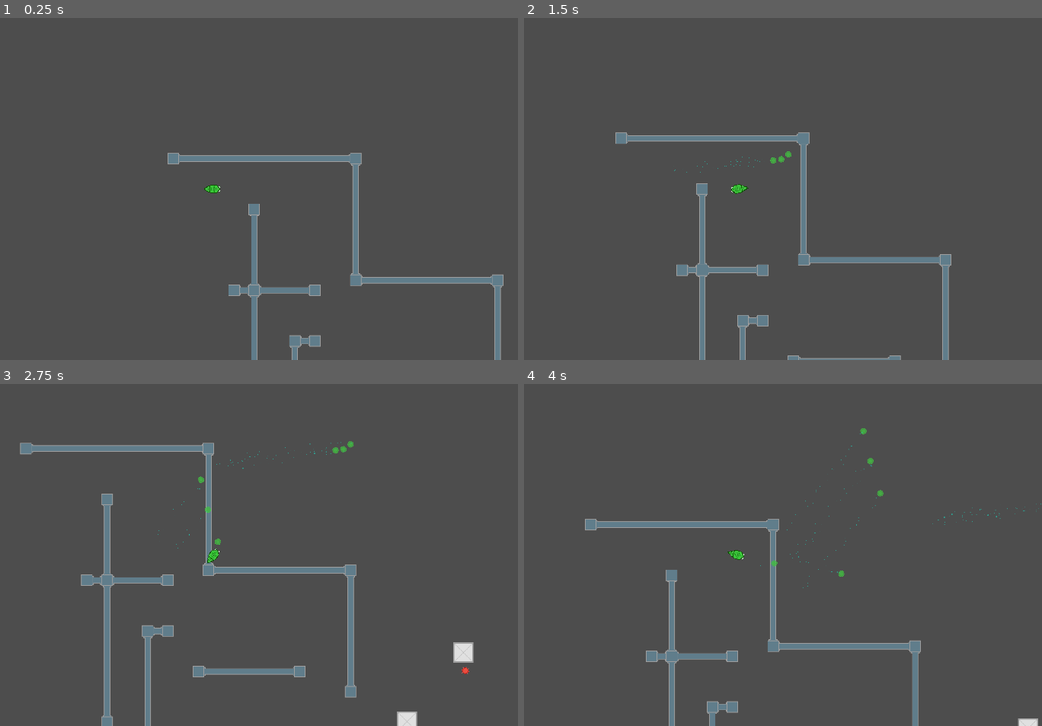
Above: before the commit, frames 1-4 (two rows, left to right).
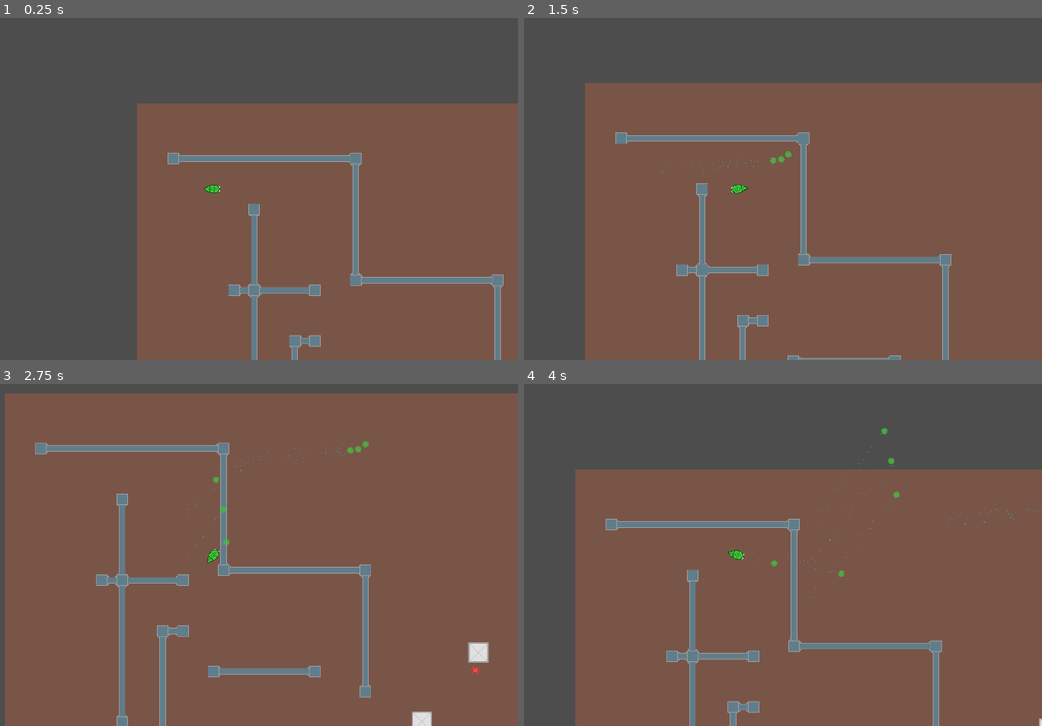
Above: after the commit, the same moments.

Repository: 900toon/ForGodotLearn_OnGithub
Game: Godot game, scene res://Scenes/Levels/level.tscn
Two runs of this game, one before a commit and one after it. Both use one fixed random seed, a clock stepped at 60 frames per second and the inputs below.
Inputs (mouse positions are in pixels of both pictures, inside the frame that each line leads up to):
- Up to frame 1 (0.25 s): no input
- Up to frame 2 (1.5 s): tap Enter at 0.5 s; move the mouse to (871, 171) at 0.52 s; press the mouse at (871, 171) at 0.53 s; hold D (Right) 0.53-1.28 s; move the mouse to (617, 206) at 1.27 s; release the mouse at (617, 206) at 1.28 s; hold S (Down) from 1.28 s (still down); right-click (617, 206) at 1.35 s
- Up to frame 3 (2.75 s): move the mouse to (274, 479) at 2.02 s; release S (Down) at 2.03 s; press the mouse at (274, 479) at 2.03 s; hold D (Right) from 2.03 s (still down)
- Up to frame 4 (4 s): move the mouse to (705, 623) at 2.77 s; release D (Right) at 2.78 s; release the mouse at (705, 623) at 2.78 s; hold W (Up) 2.78-3.53 s; right-click (705, 623) at 2.85 s; move the mouse to (922, 606) at 3.52 s; press the mouse at (922, 606) at 3.53 s; hold A (Left) from 3.53 s (still down)

The runs differ from the first frame. In frame 1, 52% of the frame differs, in the area x 26-100%, y 24-100%; in frame 2, 68%; in frame 3, 94%, in the area x 0-100%, y 2-100%; in frame 4, 66%.

Commit message:
Add light source

Diff:
--- /dev/null
+++ b/ForGodotLearn/Scenes/Buildings/light_source.tscn
@@ -0,0 +1,18 @@
+[gd_scene load_steps=3 format=3 uid="uid://dmbxr8m107vvi"]
+
+[ext_resource type="Texture2D" uid="uid://bnid810asjw8v" path="res://Art/light_32x32.png" id="1_fr1d0"]
+
+[sub_resource type="CircleShape2D" id="CircleShape2D_0svmc"]
+radius = 5.0
+
+[node name="LightSource" type="StaticBody2D"]
+
+[node name="Sprite2D" type="Sprite2D" parent="."]
+texture = ExtResource("1_fr1d0")
+
+[node name="CollisionShape2D" type="CollisionShape2D" parent="."]
+shape = SubResource("CircleShape2D_0svmc")
+
+[node name="PointLight2D" type="PointLight2D" parent="."]
+texture = ExtResource("1_fr1d0")
+texture_scale = 3.0
--- /dev/null
+++ b/ForGodotLearn/Scenes/Buildings/one_side_light.tscn
@@ -0,0 +1,35 @@
+[gd_scene load_steps=5 format=3 uid="uid://dwcfuecc4jvp"]
+
+[ext_resource type="Texture2D" uid="uid://bnid810asjw8v" path="res://Art/light_32x32.png" id="1_chev2"]
+[ext_resource type="Texture2D" uid="uid://bo71ndunuyp5f" path="res://Art/one_side_light_32x32.png" id="2_dlbso"]
+
+[sub_resource type="RectangleShape2D" id="RectangleShape2D_obvut"]
+size = Vector2(14.5, 6.75)
+
+[sub_resource type="OccluderPolygon2D" id="OccluderPolygon2D_agkm8"]
+polygon = PackedVector2Array(-6, 1, -1, 5, 1, 5, 6, 1, 7, -1, 4, 0, -3, 0, -7, -1)
+
+[node name="oneSideLight" type="StaticBody2D"]
+
+[node name="Sprite2D2" type="Sprite2D" parent="."]
+position = Vector2(0, -5.96046e-08)
+scale = Vector2(0.155, 0.155)
+texture = ExtResource("1_chev2")
+
+[node name="Sprite2D" type="Sprite2D" parent="."]
+texture = ExtResource("2_dlbso")
+
+[node name="CollisionShape2D" type="CollisionShape2D" parent="."]
+visible = false
+position = Vector2(0, 0.625)
+shape = SubResource("RectangleShape2D_obvut")
+
+[node name="PointLight2D" type="PointLight2D" parent="."]
+position = Vector2(0, -2)
+shadow_enabled = true
+shadow_filter = 1
+texture = ExtResource("1_chev2")
+texture_scale = 3.0
+
+[node name="LightOccluder2D" type="LightOccluder2D" parent="."]
+occluder = SubResource("OccluderPolygon2D_agkm8")
--- a/ForGodotLearn/Scenes/Character/SnotBall.tscn
+++ b/ForGodotLearn/Scenes/Character/SnotBall.tscn
@@ -22,8 +22,10 @@
 amount = 30
 emission_shape = 1
 emission_sphere_radius = 9.54
-direction = Vector2(1, 1)
+direction = Vector2(-1, 0)
+spread = 0.0
 gravity = Vector2(0, 0)
+initial_velocity_max = 34.93
 scale_amount_min = 0.1
 scale_amount_max = 1.5
 color = Color(0.117647, 0.85098, 0.752941, 0.611765)
--- a/ForGodotLearn/Scenes/Levels/level.tscn
+++ b/ForGodotLearn/Scenes/Levels/level.tscn
@@ -1,75 +1,242 @@
-[gd_scene load_steps=10 format=3 uid="uid://cy0057jmhpxd4"]
+[gd_scene load_steps=13 format=3 uid="uid://cy0057jmhpxd4"]
 
 [ext_resource type="Script" path="res://Scripts/level.gd" id="1_whfqp"]
+[ext_resource type="Texture2D" uid="uid://dbqwam3ps08fa" path="res://Art/brown_ground_128x128.png" id="2_bfesq"]
 [ext_resource type="PackedScene" uid="uid://bmlp1qp51nqbr" path="res://Scenes/Terrains/SafeZone.tscn" id="3_0f0qq"]
 [ext_resource type="Texture2D" uid="uid://c736ecibtl5fo" path="res://Art/TileSets.png" id="3_lkqpa"]
 [ext_resource type="PackedScene" uid="uid://d06lyequh00bd" path="res://Scenes/Character/Player.tscn" id="4_0tpct"]
 [ext_resource type="PackedScene" uid="uid://bf1f548lchk5x" path="res://Scenes/NotPlayerCharacters/creature_red_dot.tscn" id="4_8ddj6"]
 [ext_resource type="PackedScene" uid="uid://cf7qal4a3k0r3" path="res://Scenes/Buildings/lab_room.tscn" id="4_kn23s"]
 [ext_resource type="PackedScene" uid="uid://yhh1g724kmg5" path="res://Scenes/Terrains/Obstacle.tscn" id="4_nm3qp"]
+[ext_resource type="PackedScene" uid="uid://dmbxr8m107vvi" path="res://Scenes/Buildings/light_source.tscn" id="5_7qokb"]
+[ext_resource type="PackedScene" uid="uid://dwcfuecc4jvp" path="res://Scenes/Buildings/one_side_light.tscn" id="7_mlwth"]
 
 [sub_resource type="TileSetAtlasSource" id="TileSetAtlasSource_seqvo"]
 texture = ExtResource("3_lkqpa")
 0:0/0 = 0
+0:0/0/physics_layer_0/linear_velocity = Vector2(0, 0)
+0:0/0/physics_layer_0/angular_velocity = 0.0
+0:0/0/physics_layer_0/polygon_0/points = PackedVector2Array(-1.1919, 8, 8, 8, 8, -8, 8, -1.23604, -0.927031, -1.23604)
 1:0/0 = 0
+1:0/0/physics_layer_0/linear_velocity = Vector2(0, 0)
+1:0/0/physics_layer_0/angular_velocity = 0.0
+1:0/0/physics_layer_0/polygon_0/points = PackedVector2Array(8, 8, -8, 8, -8, -1.23604, 8, -0.706308)
 2:0/0 = 0
+2:0/0/physics_layer_0/linear_velocity = Vector2(0, 0)
+2:0/0/physics_layer_0/angular_velocity = 0.0
+2:0/0/physics_layer_0/polygon_0/points = PackedVector2Array(8, 8, -8, 8, -8, -1.23604, 8, -0.706308)
 3:0/0 = 0
+3:0/0/physics_layer_0/linear_velocity = Vector2(0, 0)
+3:0/0/physics_layer_0/angular_velocity = 0.0
+3:0/0/physics_layer_0/polygon_0/points = PackedVector2Array(8, 8, -8, 8, -8, -1.23604, 8, -0.706308)
 4:0/0 = 0
+4:0/0/physics_layer_0/linear_velocity = Vector2(0, 0)
+4:0/0/physics_layer_0/angular_velocity = 0.0
+4:0/0/physics_layer_0/polygon_0/points = PackedVector2Array(8, 8, -8, 8, -8, -0.353155, 8, -0.706308)
 5:0/0 = 0
+5:0/0/physics_layer_0/linear_velocity = Vector2(0, 0)
+5:0/0/physics_layer_0/angular_velocity = 0.0
+5:0/0/physics_layer_0/polygon_0/points = PackedVector2Array(8, 8, -8, 8, -8, -0.353155, 8, -0.706308)
 6:0/0 = 0
+6:0/0/physics_layer_0/linear_velocity = Vector2(0, 0)
+6:0/0/physics_layer_0/angular_velocity = 0.0
+6:0/0/physics_layer_0/polygon_0/points = PackedVector2Array(8, 8, -8, 8, -8, -0.353155, 8, -0.706308)
 7:0/0 = 0
+7:0/0/physics_layer_0/linear_velocity = Vector2(0, 0)
+7:0/0/physics_layer_0/angular_velocity = 0.0
+7:0/0/physics_layer_0/polygon_0/points = PackedVector2Array(-8, 8, -8, -1.05946, 0.838741, -0.882886, 1.10361, 8)
 0:1/0 = 0
+0:1/0/physics_layer_0/linear_velocity = Vector2(0, 0)
+0:1/0/physics_layer_0/angular_velocity = 0.0
+0:1/0/physics_layer_0/polygon_0/points = PackedVector2Array(-1.1919, -8, 8, -8, 8, 8, 8, 1.23604, -0.927031, 1.23604)
 1:1/0 = 0
+1:1/0/physics_layer_0/linear_velocity = Vector2(0, 0)
+1:1/0/physics_layer_0/angular_velocity = 0.0
+1:1/0/physics_layer_0/polygon_0/points = PackedVector2Array(8, -8, -8, -8, -8, 1.23604, 8, 0.706308)
 2:1/0 = 0
+2:1/0/physics_layer_0/linear_velocity = Vector2(0, 0)
+2:1/0/physics_layer_0/angular_velocity = 0.0
+2:1/0/physics_layer_0/polygon_0/points = PackedVector2Array(8, -8, -8, -8, -8, 0.353155, 8, 0.706308)
 3:1/0 = 0
+3:1/0/physics_layer_0/linear_velocity = Vector2(0, 0)
+3:1/0/physics_layer_0/angular_velocity = 0.0
+3:1/0/physics_layer_0/polygon_0/points = PackedVector2Array(8, -8, -8, -8, -8, 0.353155, 8, 0.706308)
 4:1/0 = 0
+4:1/0/physics_layer_0/linear_velocity = Vector2(0, 0)
+4:1/0/physics_layer_0/angular_velocity = 0.0
+4:1/0/physics_layer_0/polygon_0/points = PackedVector2Array(8, -8, -8, -8, -8, 0.353155, 8, 0.706308)
 5:1/0 = 0
+5:1/0/physics_layer_0/linear_velocity = Vector2(0, 0)
+5:1/0/physics_layer_0/angular_velocity = 0.0
+5:1/0/physics_layer_0/polygon_0/points = PackedVector2Array(8, -8, -8, -8, -8, 0.353155, 8, 0.706308)
 6:1/0 = 0
+6:1/0/physics_layer_0/linear_velocity = Vector2(0, 0)
+6:1/0/physics_layer_0/angular_velocity = 0.0
+6:1/0/physics_layer_0/polygon_0/points = PackedVector2Array(-8, 0.264865, -8, -8, 8, -8, 8, 8, -0.132433, 8, -0.220722, 0.353154)
 7:1/0 = 0
+7:1/0/physics_layer_0/linear_velocity = Vector2(0, 0)
+7:1/0/physics_layer_0/angular_velocity = 0.0
+7:1/0/physics_layer_0/polygon_0/points = PackedVector2Array(-8, 8, -8, -8, 0.353155, -8, 0.706308, 8)
 0:2/0 = 0
+0:2/0/physics_layer_0/linear_velocity = Vector2(0, 0)
+0:2/0/physics_layer_0/angular_velocity = 0.0
+0:2/0/physics_layer_0/polygon_0/points = PackedVector2Array(-0.750453, -8, 8, -8, 8, 8, -0.485588, 8, -0.927031, 7.15138)
 1:2/0 = 0
+1:2/0/physics_layer_0/linear_velocity = Vector2(0, 0)
+1:2/0/physics_layer_0/angular_velocity = 0.0
+1:2/0/physics_layer_0/polygon_0/points = PackedVector2Array(0.264865, -8, -8, -8, -8, 8, 8, 8, 8, -0.132433, 0.353154, -0.220722)
 2:2/0 = 0
+2:2/0/physics_layer_0/linear_velocity = Vector2(0, 0)
+2:2/0/physics_layer_0/angular_velocity = 0.0
+2:2/0/physics_layer_0/polygon_0/points = PackedVector2Array(-1.1919, -8, 8, -8, 8, 8, -0.92703, 8)
 3:2/0 = 0
+3:2/0/physics_layer_0/linear_velocity = Vector2(0, 0)
+3:2/0/physics_layer_0/angular_velocity = 0.0
+3:2/0/physics_layer_0/polygon_0/points = PackedVector2Array(0.750453, -8, -8, -8, -8, 8, 0.485588, 8, 0.927031, 7.15138)
 4:2/0 = 0
+4:2/0/physics_layer_0/linear_velocity = Vector2(0, 0)
+4:2/0/physics_layer_0/angular_velocity = 0.0
+4:2/0/physics_layer_0/polygon_0/points = PackedVector2Array(-1.1919, 8, 8, 8, 8, -1.14775, -0.838742, -1.32433)
 5:2/0 = 0
+5:2/0/physics_layer_0/linear_velocity = Vector2(0, 0)
+5:2/0/physics_layer_0/angular_velocity = 0.0
+5:2/0/physics_layer_0/polygon_0/points = PackedVector2Array(1.1919, 8, -8, 8, -8, -1.14775, 0.838742, -1.32433)
 6:2/0 = 0
+6:2/0/physics_layer_0/linear_velocity = Vector2(0, 0)
+6:2/0/physics_layer_0/angular_velocity = 0.0
+6:2/0/physics_layer_0/polygon_0/points = PackedVector2Array(0.0441437, -8, 8, -8, 8, 8, -0.132433, 8)
 7:2/0 = 0
+7:2/0/physics_layer_0/linear_velocity = Vector2(0, 0)
+7:2/0/physics_layer_0/angular_velocity = 0.0
+7:2/0/physics_layer_0/polygon_0/points = PackedVector2Array(-0.0441437, -8, -8, -8, -8, 8, 0.132433, 8)
 0:3/0 = 0
+0:3/0/physics_layer_0/linear_velocity = Vector2(0, 0)
+0:3/0/physics_layer_0/angular_velocity = 0.0
+0:3/0/physics_layer_0/polygon_0/points = PackedVector2Array(-1.1919, -8, 8, -8, 8, 1.14775, -1.28018, 1.05946)
 1:3/0 = 0
+1:3/0/physics_layer_0/linear_velocity = Vector2(0, 0)
+1:3/0/physics_layer_0/angular_velocity = 0.0
+1:3/0/physics_layer_0/polygon_0/points = PackedVector2Array(-8, -8, 8, -8, 8, 1.14775, -8, 1.14775)
 2:3/0 = 0
+2:3/0/physics_layer_0/linear_velocity = Vector2(0, 0)
+2:3/0/physics_layer_0/angular_velocity = 0.0
+2:3/0/physics_layer_0/polygon_0/points = PackedVector2Array(-1.1919, -8, 8, -8, 8, 1.14775, -0.838742, 1.32433)
 3:3/0 = 0
+3:3/0/physics_layer_0/linear_velocity = Vector2(0, 0)
+3:3/0/physics_layer_0/angular_velocity = 0.0
+3:3/0/physics_layer_0/polygon_0/points = PackedVector2Array(-8, -8, 8, -8, 8, 1.14775, -8, 1.14775)
 4:3/0 = 0
+4:3/0/physics_layer_0/linear_velocity = Vector2(0, 0)
+4:3/0/physics_layer_0/angular_velocity = 0.0
+4:3/0/physics_layer_0/polygon_0/points = PackedVector2Array(-1.1919, -8, 8, -8, 8, 8, -0.92703, 8)
 5:3/0 = 0
+5:3/0/physics_layer_0/linear_velocity = Vector2(0, 0)
+5:3/0/physics_layer_0/angular_velocity = 0.0
+5:3/0/physics_layer_0/polygon_0/points = PackedVector2Array(1.1919, -8, -8, -8, -8, 8, 0.92703, 8)
 6:3/0 = 0
+6:3/0/physics_layer_0/linear_velocity = Vector2(0, 0)
+6:3/0/physics_layer_0/angular_velocity = 0.0
+6:3/0/physics_layer_0/polygon_0/points = PackedVector2Array(0.0441437, -8, 8, -8, 8, 8, -0.132433, 8)
 7:3/0 = 0
+7:3/0/physics_layer_0/linear_velocity = Vector2(0, 0)
+7:3/0/physics_layer_0/angular_velocity = 0.0
+7:3/0/physics_layer_0/polygon_0/points = PackedVector2Array(-0.0441437, -8, -8, -8, -8, 8, 0.132433, 8)
 0:4/0 = 0
+0:4/0/physics_layer_0/linear_velocity = Vector2(0, 0)
+0:4/0/physics_layer_0/angular_velocity = 0.0
+0:4/0/physics_layer_0/polygon_0/points = PackedVector2Array(-8, -0.264865, -8, 8, 8, 8, 8, -8, -0.132433, -8, -0.220722, -0.353154)
 1:4/0 = 0
+1:4/0/physics_layer_0/linear_velocity = Vector2(0, 0)
+1:4/0/physics_layer_0/angular_velocity = 0.0
+1:4/0/physics_layer_0/polygon_0/points = PackedVector2Array(8, -0.264865, 8, 8, -8, 8, -8, -8, 0.132433, -8, 0.220722, -0.353154)
 2:4/0 = 0
+2:4/0/physics_layer_0/linear_velocity = Vector2(0, 0)
+2:4/0/physics_layer_0/angular_velocity = 0.0
+2:4/0/physics_layer_0/polygon_0/points = PackedVector2Array(-8, -0.264865, -8, 8, 8, 8, 8, -8, -0.132433, -8, -0.220722, -0.353154)
 3:4/0 = 0
+3:4/0/physics_layer_0/linear_velocity = Vector2(0, 0)
+3:4/0/physics_layer_0/angular_velocity = 0.0
+3:4/0/physics_layer_0/polygon_0/points = PackedVector2Array(1.1919, -8, -8, -8, -8, 8, 0.92703, 8)
 4:4/0 = 0
+4:4/0/physics_layer_0/linear_velocity = Vector2(0, 0)
+4:4/0/physics_layer_0/angular_velocity = 0.0
+4:4/0/physics_layer_0/polygon_0/points = PackedVector2Array(-1.1919, -8, 8, -8, 8, 8, -0.92703, 8)
 5:4/0 = 0
+5:4/0/physics_layer_0/linear_velocity = Vector2(0, 0)
+5:4/0/physics_layer_0/angular_velocity = 0.0
+5:4/0/physics_layer_0/polygon_0/points = PackedVector2Array(8, -0.264865, 8, 8, -8, 8, -8, -8, 0.132433, -8, 0.220722, -0.353154)
 6:4/0 = 0
+6:4/0/physics_layer_0/linear_velocity = Vector2(0, 0)
+6:4/0/physics_layer_0/angular_velocity = 0.0
+6:4/0/physics_layer_0/polygon_0/points = PackedVector2Array(-8, -0.264865, -8, 8, 8, 8, 8, -8, -0.132433, -8, -0.220722, -0.353154)
 7:4/0 = 0
+7:4/0/physics_layer_0/linear_velocity = Vector2(0, 0)
+7:4/0/physics_layer_0/angular_velocity = 0.0
+7:4/0/physics_layer_0/polygon_0/points = PackedVector2Array(0.264865, -8, -8, -8, -8, 8, 8, 8, 8, -0.132433, 0.353154, -0.220722)
 0:5/0 = 0
+0:5/0/physics_layer_0/linear_velocity = Vector2(0, 0)
+0:5/0/physics_layer_0/angular_velocity = 0.0
+0:5/0/physics_layer_0/polygon_0/points = PackedVector2Array(-8, -8, 8, -8, 8, 1.14775, -8, 1.14775)
 1:5/0 = 0
+1:5/0/physics_layer_0/linear_velocity = Vector2(0, 0)
+1:5/0/physics_layer_0/angular_velocity = 0.0
+1:5/0/physics_layer_0/polygon_0/points = PackedVector2Array(-8, -8, 8, -8, 8, 1.14775, -8, 1.14775)
 2:5/0 = 0
+2:5/0/physics_layer_0/linear_velocity = Vector2(0, 0)
+2:5/0/physics_layer_0/angular_velocity = 0.0
+2:5/0/physics_layer_0/polygon_0/points = PackedVector2Array(-8, 0.264865, -8, -8, 8, -8, 8, 8, -0.132433, 8, -0.220722, 0.353154)
 3:5/0 = 0
+3:5/0/physics_layer_0/linear_velocity = Vector2(0, 0)
+3:5/0/physics_layer_0/angular_velocity = 0.0
+3:5/0/physics_layer_0/polygon_0/points = PackedVector2Array(1.1919, -8, -8, -8, -8, 8, 0.92703, 8)
 4:5/0 = 0
+4:5/0/physics_layer_0/linear_velocity = Vector2(0, 0)
+4:5/0/physics_layer_0/angular_velocity = 0.0
+4:5/0/physics_layer_0/polygon_0/points = PackedVector2Array(-1.1919, -8, 8, -8, 8, 8, -0.92703, 8)
 5:5/0 = 0
+5:5/0/physics_layer_0/linear_velocity = Vector2(0, 0)
+5:5/0/physics_layer_0/angular_velocity = 0.0
+5:5/0/physics_layer_0/polygon_0/points = PackedVector2Array(8, 0.264865, 8, -8, -8, -8, -8, 8, 0.132433, 8, 0.220722, 0.353154)
 6:5/0 = 0
+6:5/0/physics_layer_0/linear_velocity = Vector2(0, 0)
+6:5/0/physics_layer_0/angular_velocity = 0.0
+6:5/0/physics_layer_0/polygon_0/points = PackedVector2Array(-0.264865, 8, 8, 8, 8, -8, -8, -8, -8, 0.132433, -0.353154, 0.220722)
 7:5/0 = 0
+7:5/0/physics_layer_0/linear_velocity = Vector2(0, 0)
+7:5/0/physics_layer_0/angular_velocity = 0.0
+7:5/0/physics_layer_0/polygon_0/points = PackedVector2Array(0.264865, 8, -8, 8, -8, -8, 8, -8, 8, 0.132433, 0.353154, 0.220722)
 2:6/0 = 0
+2:6/0/physics_layer_0/linear_velocity = Vector2(0, 0)
+2:6/0/physics_layer_0/angular_velocity = 0.0
+2:6/0/physics_layer_0/polygon_0/points = PackedVector2Array(-1.1919, -8, 8, -8, 8, 8, -0.92703, 8)
 3:6/0 = 0
+3:6/0/physics_layer_0/linear_velocity = Vector2(0, 0)
+3:6/0/physics_layer_0/angular_velocity = 0.0
+3:6/0/physics_layer_0/polygon_0/points = PackedVector2Array(1.1919, -8, -8, -8, -8, 8, 0.92703, 8)
 2:7/0 = 0
+2:7/0/physics_layer_0/linear_velocity = Vector2(0, 0)
+2:7/0/physics_layer_0/angular_velocity = 0.0
+2:7/0/physics_layer_0/polygon_0/points = PackedVector2Array(-1.1919, -8, 8, -8, 8, 8, -0.92703, 8)
 3:7/0 = 0
+3:7/0/physics_layer_0/linear_velocity = Vector2(0, 0)
+3:7/0/physics_layer_0/angular_velocity = 0.0
+3:7/0/physics_layer_0/polygon_0/points = PackedVector2Array(-0.0441437, -8, -8, -8, -8, 8, 0.132433, 8)
 
 [sub_resource type="TileSet" id="TileSet_1eu7n"]
+physics_layer_0/collision_layer = 8
+physics_layer_0/collision_mask = 7
 sources/0 = SubResource("TileSetAtlasSource_seqvo")
 
 [node name="Level" type="Node2D"]
 script = ExtResource("1_whfqp")
 
 [node name="Terrain" type="Node2D" parent="."]
+
+[node name="Background" type="Sprite2D" parent="Terrain"]
+position = Vector2(379, 365)
+texture = ExtResource("2_bfesq")
+region_enabled = true
+region_rect = Rect2(0, 0, 1000, 1000)
 
 [node name="Obstacle2" parent="Terrain" instance=ExtResource("4_nm3qp")]
 position = Vector2(789, 354)
@@ -90,6 +257,13 @@
 position = Vector2(304, 540)
 rotation = -1.5708
 
+[node name="LightSource" parent="Terrain" instance=ExtResource("5_7qokb")]
+position = Vector2(353, 518)
+
+[node name="oneSideLight" parent="Terrain" instance=ExtResource("7_mlwth")]
+position = Vector2(330, 431)
+rotation = 1.58134
+
 [node name="SafeZone" parent="." instance=ExtResource("3_0f0qq")]
 position = Vector2(542, 466)
 
--- a/ForGodotLearn/Scripts/CreatureRedDot.gd
+++ b/ForGodotLearn/Scripts/CreatureRedDot.gd
@@ -1,6 +1,6 @@
 extends CharacterBody2D
 
-const speed : float = 30.0;
+const speed : float = 90.0;
 
 var random = RandomNumberGenerator.new();
 func Movement():
Binary file added: ForGodotLearn/Art/brown_ground_128x128.png
Not shown, added: ForGodotLearn/Art/brown_ground_128x128.png.import
Binary file added: ForGodotLearn/Art/light_32x32.png
Not shown, added: ForGodotLearn/Art/light_32x32.png.import
Binary file added: ForGodotLearn/Art/one_side_light_32x32.png
Not shown, added: ForGodotLearn/Art/one_side_light_32x32.png.import
